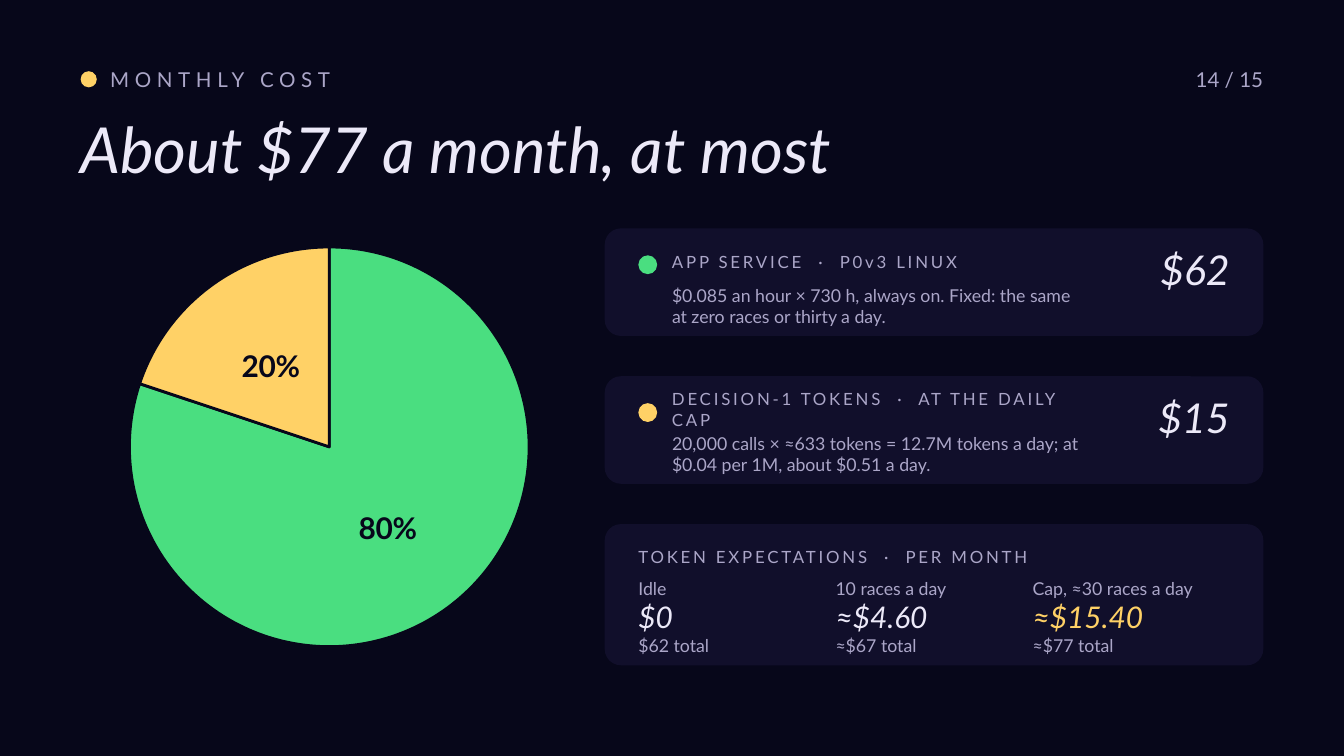
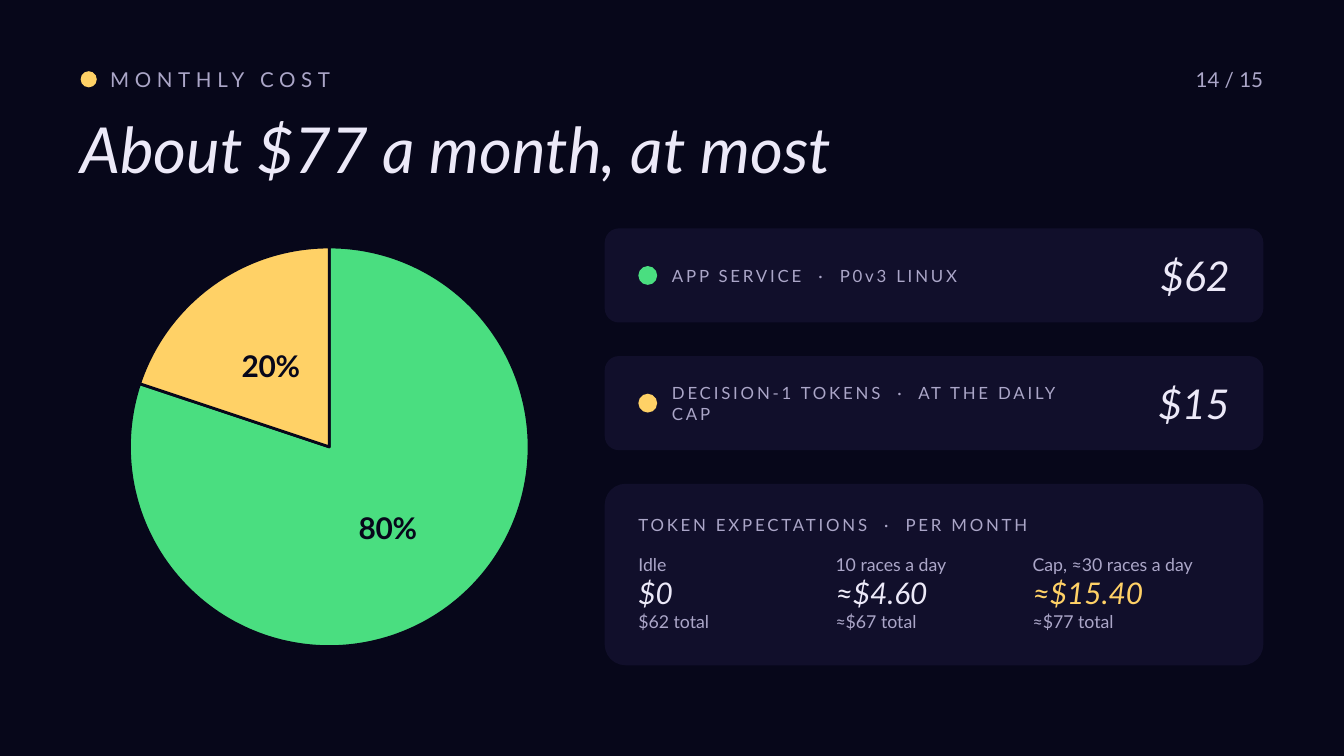
Before and after one commit to roryp/racing, a slide deck: slide 15 of docs/luna-gp-deck.pptx. Drawn at 1344x756 pixels with LibreOffice and Linux fonts; fonts in the diff are those of the drawing. Boxes give left, top, right and bottom in pixels: in the first picture for what was removed or moved away, otherwise in the second. Text is boxed around its words. In the diff, an @@ line names an element or a change of style, - is before the commit and + after.

```diff
--- a/docs/luna-gp-deck.pptx
+++ b/docs/luna-gp-deck.pptx
@@ rounded rectangle: place and size @@
-rounded rectangle at box(605, 228, 1263, 336)
+rounded rectangle at box(605, 228, 1263, 323)
@@ ellipse: place and size @@
-ellipse at box(638, 255, 657, 274)
+ellipse at box(638, 266, 657, 285)
@@ text "APP SERVICE · P0v3 LINUX": place and size @@
-text "APP SERVICE · P0v3 LINUX" at box(672, 256, 957, 268)
+text "APP SERVICE · P0v3 LINUX" at box(672, 270, 957, 282)
@@ text "$62": place and size @@
-text "$62" at box(1160, 251, 1229, 290)
+text "$62" at box(1160, 257, 1229, 296)
@@ text removed at box(672, 287, 1070, 326) @@
-$0.085 an hour × 730 h, always on. Fixed: the same at zero races or thirty a day.
@@ rounded rectangle: place and size @@
-rounded rectangle at box(605, 376, 1263, 484)
+rounded rectangle at box(605, 356, 1263, 450)
@@ text "DECISION-1 TOKENS · AT THE ..." rewrapped from box(672, 393, 1068, 598) to box(672, 387, 1068, 574) @@
@@ text "$15": place and size @@
-text "$15" at box(1158, 399, 1229, 438)
+text "$15" at box(1158, 385, 1229, 424)
@@ ellipse: place and size @@
-ellipse at box(638, 403, 657, 422)
+ellipse at box(638, 394, 657, 413)
@@ 3 texts: place and size @@
-3 texts at box(638, 414, 1193, 654)
+3 texts at box(638, 408, 1193, 630)
@@ text removed at box(672, 437, 1078, 474) @@
-20,000 calls × ≈633 tokens = 12.7M tokens a day; at $0.04 per 1M, about $0.51 a day.
@@ rounded rectangle: place and size @@
-rounded rectangle at box(605, 524, 1263, 665)
+rounded rectangle at box(605, 484, 1263, 665)
@@ text "TOKEN EXPECTATIONS · PER MONTH": place and size @@
-text "TOKEN EXPECTATIONS · PER MONTH" at box(906, 551, 1027, 563)
+text "TOKEN EXPECTATIONS · PER MONTH" at box(906, 519, 1027, 531)
```
Also in this commit, not shown: 11 other slides changed.
